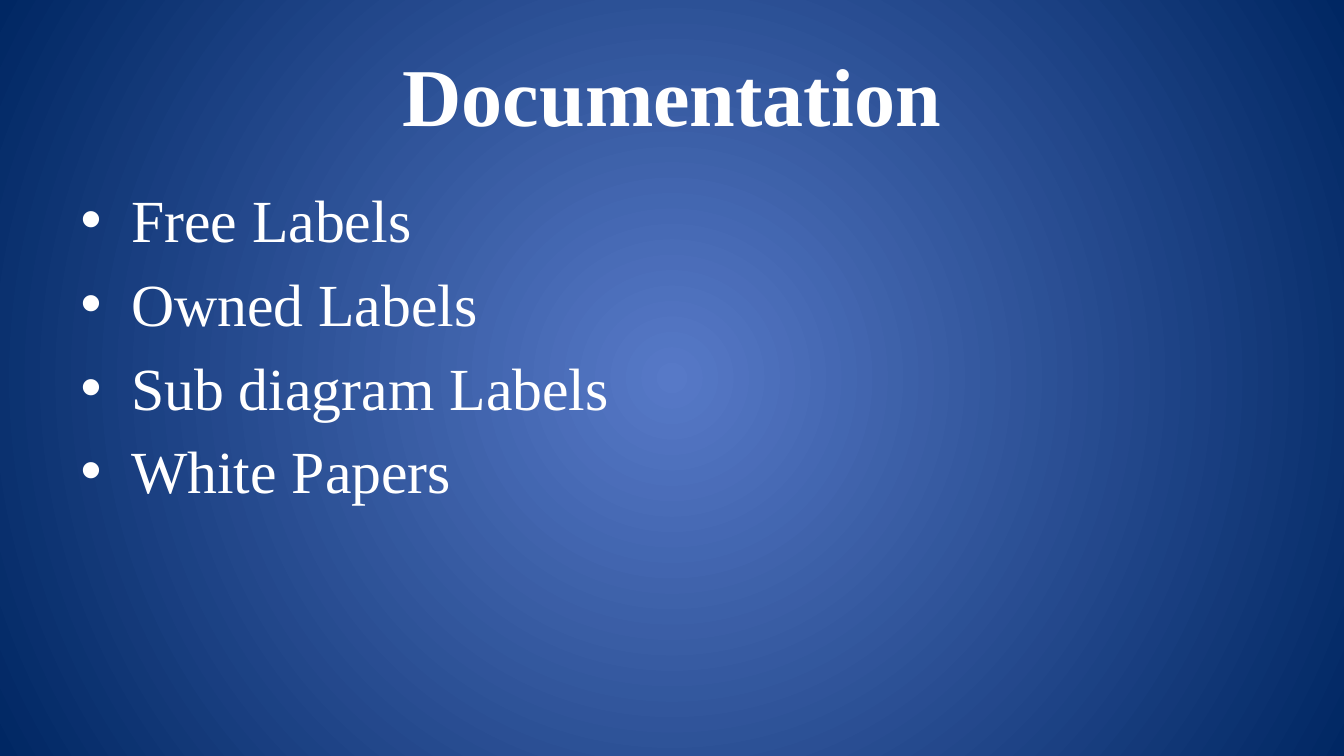
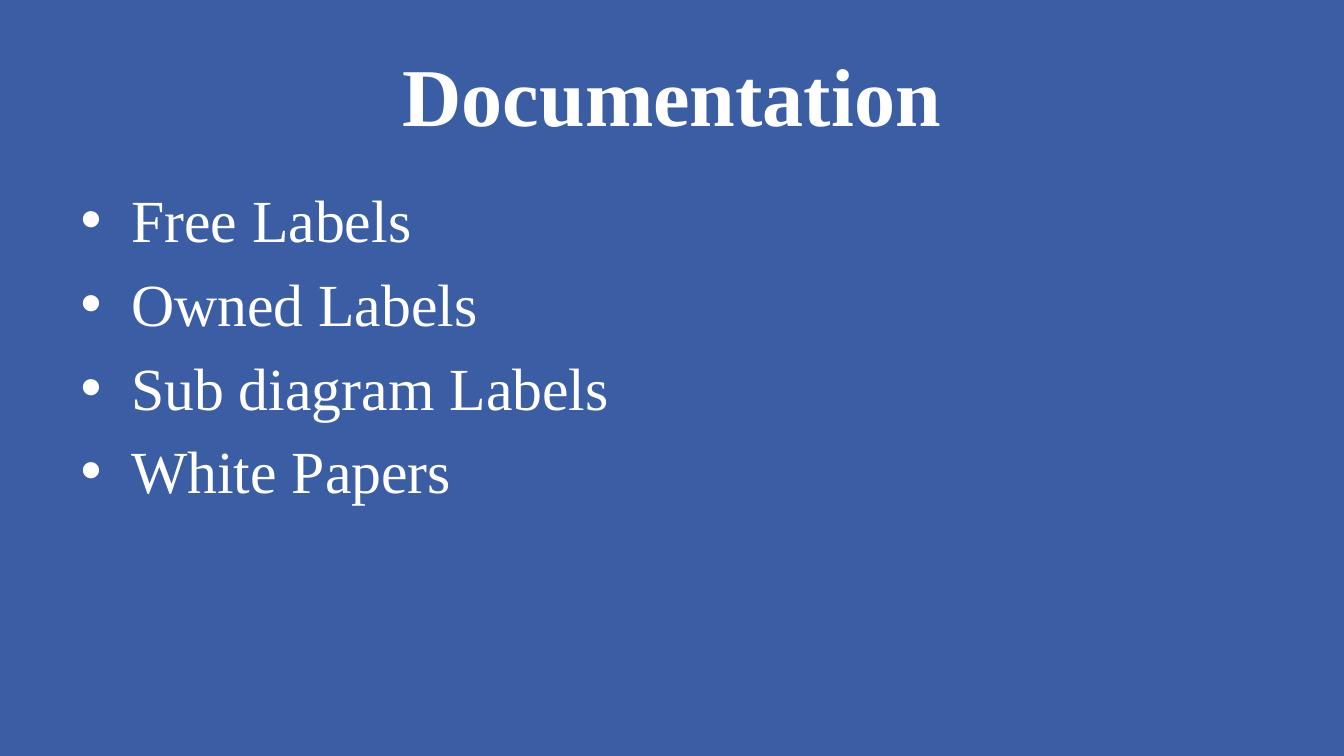
Before and after one commit to mshafer1/frc-labview-workshops, a slide deck: slide 54 of files/2020/LabVIEW_Intro.pptx (slide 50 before the commit). Drawn at 1344x756 pixels with LibreOffice and Linux fonts; fonts in the diff are those of the drawing. Boxes give left, top, right and bottom in pixels: in the first picture for what was removed or moved away, otherwise in the second. Text is boxed around its words. In the diff, an @@ line names an element or a change of style, - is before the commit and + after.

```diff
--- a/files/2020/LabVIEW_Intro.pptx
+++ b/files/2020/LabVIEW_Intro.pptx
@@ rectangle added at [0,0,1344,755], fill #3B5DA3 @@
```
Also in this commit, not shown: 51 other slides changed, 4 slides added.
